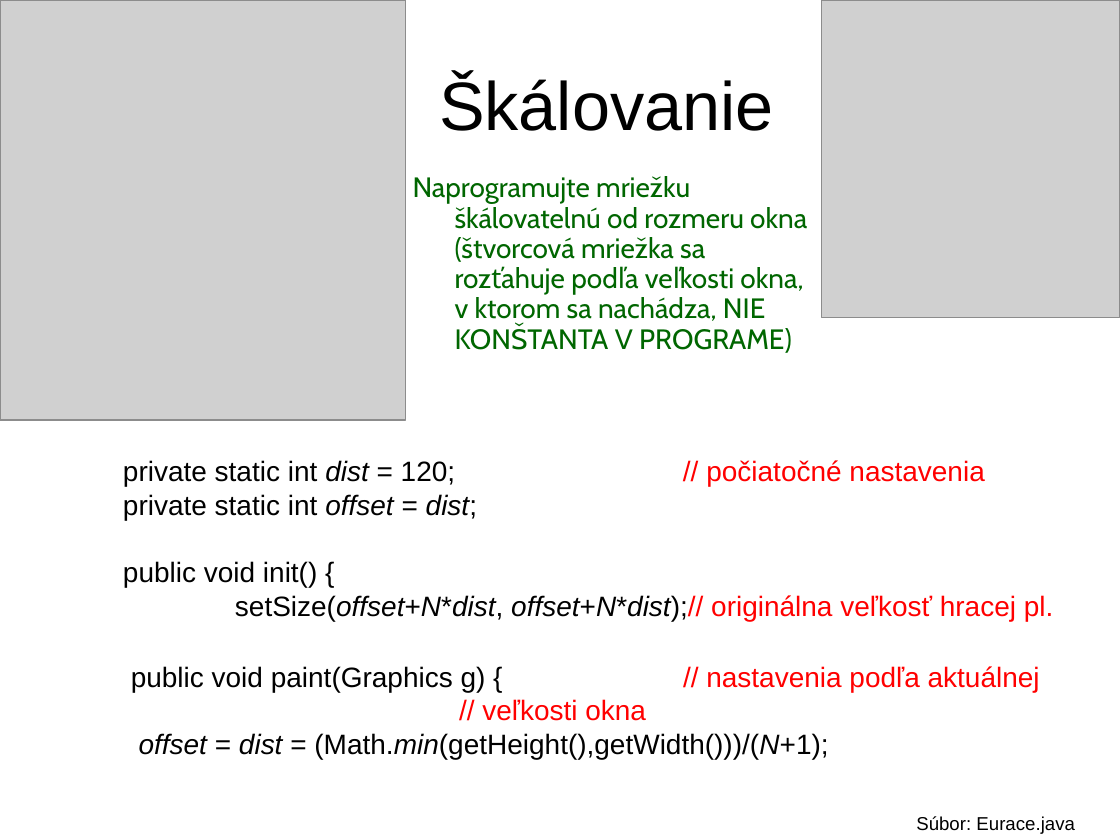
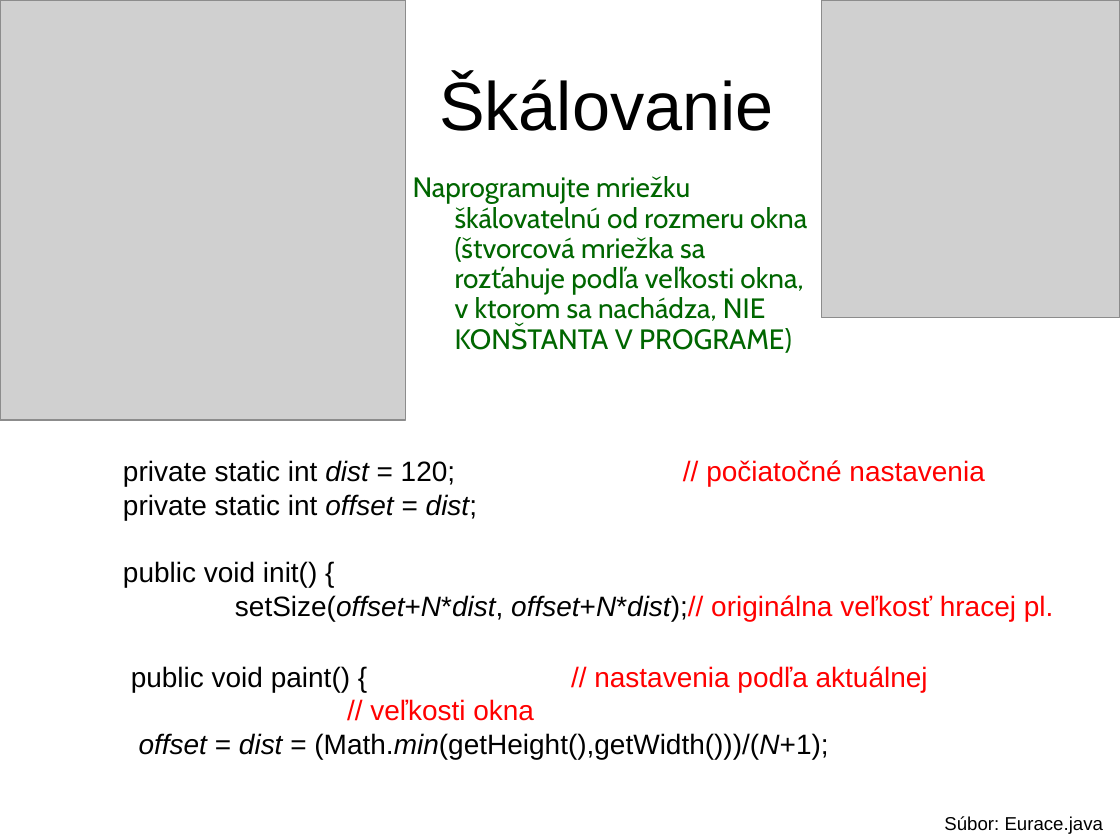
Before and after one commit to Programovanie4/Prednasky, a slide deck: slide 29 of 11/11_java.ppt. Drawn at 1120x840 pixels with LibreOffice and Linux fonts; fonts in the diff are those of the drawing; grey boxes stand for pictures. Boxes give left, top, right and bottom in pixels: in the first picture for what was removed or moved away, otherwise in the second. Text is boxed around its words. In the diff, an @@ line names an element or a change of style, - is before the commit and + after.

```diff
--- a/11/11_java.ppt
+++ b/11/11_java.ppt
@@ text at (131, 666, 928, 721): text changed @@
-public void paint(Graphics g) { // nastavenia podľa aktuálnej // veľkosti okna
+public void paint() { // nastavenia podľa aktuálnej // veľkosti okna
@@ text "Súbor: Eurace.java": place and size @@
-text "Súbor: Eurace.java" at (916, 816, 1075, 834)
+text "Súbor: Eurace.java" at (944, 816, 1104, 834)
```
Also in this commit, not shown: 7 other slides changed, 3 other files.
